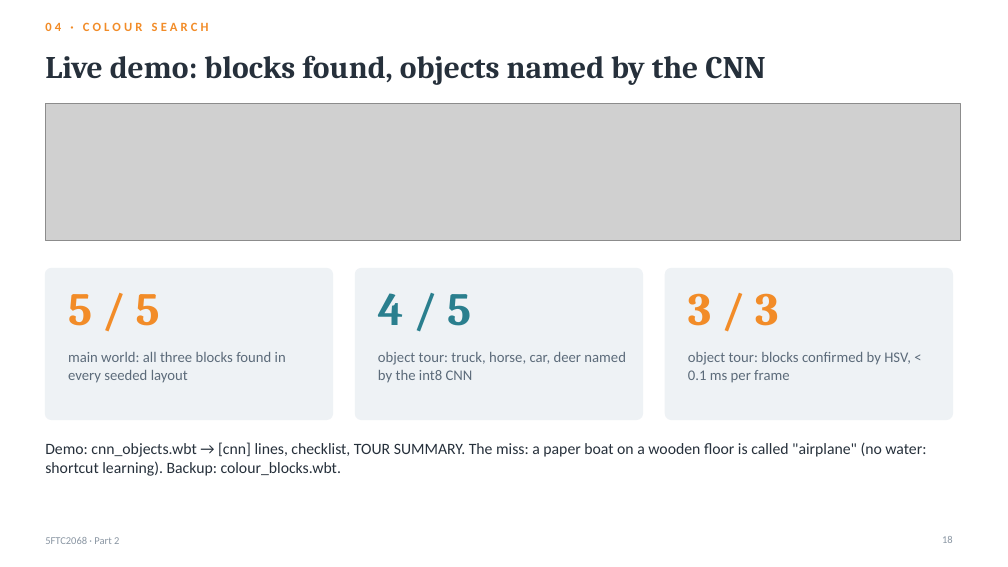
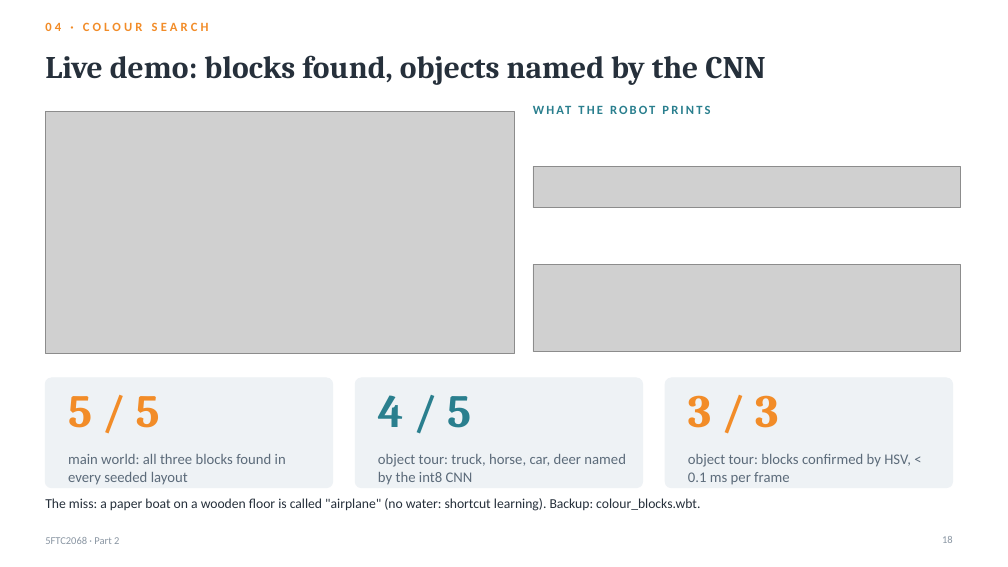
Before and after one commit to kris072008/webots-cnn-colour-detection, a slide deck: slide 18 of report/Krishna_Mahajan_106wucww_Part2_Presentation.pptx. Drawn at 1008x567 pixels with LibreOffice and Linux fonts; fonts in the diff are those of the drawing; grey boxes stand for pictures. Boxes give left, top, right and bottom in pixels: in the first picture for what was removed or moved away, otherwise in the second. Text is boxed around its words. In the diff, an @@ line names an element or a change of style, - is before the commit and + after.

Commit message:
Report: Section 4.9 on the CNN object tour (method, per-view table, results, limits); slides: demo slide with Webots screenshots

```diff
--- a/report/Krishna_Mahajan_106wucww_Part2_Presentation.pptx
+++ b/report/Krishna_Mahajan_106wucww_Part2_Presentation.pptx
@@ picture: place and size @@
-picture at [45,104,960,240]
+picture at [45,111,514,353]
@@ text added at [533,102,957,125], 12 pt, text #2A7F8E, bold @@
+WHAT THE ROBOT PRINTS
@@ picture added at [533,166,960,208] @@
@@ picture added at [533,265,960,352] @@
@@ rounded rectangle: place and size @@
-rounded rectangle at [355,268,643,420]
+rounded rectangle at [45,378,333,488]
@@ rounded rectangle: place and size @@
-rounded rectangle at [665,268,953,420]
+rounded rectangle at [355,378,643,488]
@@ proportions changed in 3 elements at [45,378,333,488], [355,378,643,488], [665,378,953,488] @@
@@ rounded rectangle: place and size @@
-rounded rectangle at [45,268,333,420]
+rounded rectangle at [665,378,953,488]
@@ 6 texts: place and size @@
-6 texts at [68,293,911,383]
+6 texts at [68,395,911,485]
@@ text at [45,498,700,511]: text changed; size 15 to 13 pt @@
-Demo: cnn_objects.wbt → [cnn] lines, checklist, TOUR SUMMARY. The miss: a paper boat on a wooden floor is called "airplane" (no water: shortcut learning). Backup: colour_blocks.wbt.
+The miss: a paper boat on a wooden floor is called "airplane" (no water: shortcut learning). Backup: colour_blocks.wbt.
```
Also in this commit, not shown: 2 other slides changed, 3 other files.
